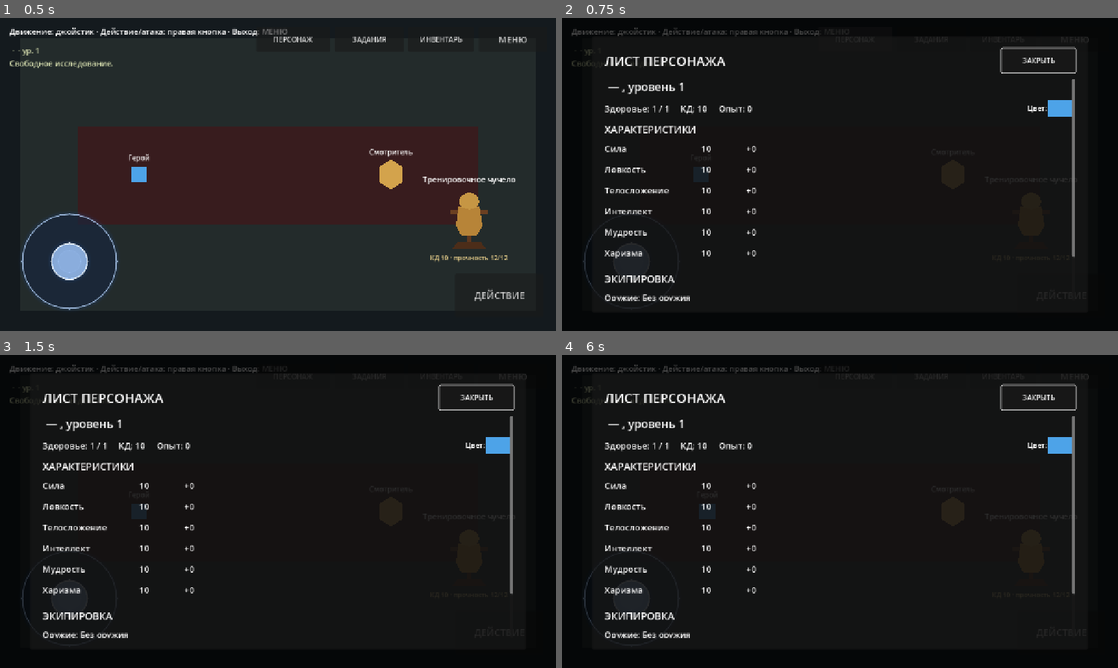
Above: before the commit, frames 1-4 (two rows, left to right).
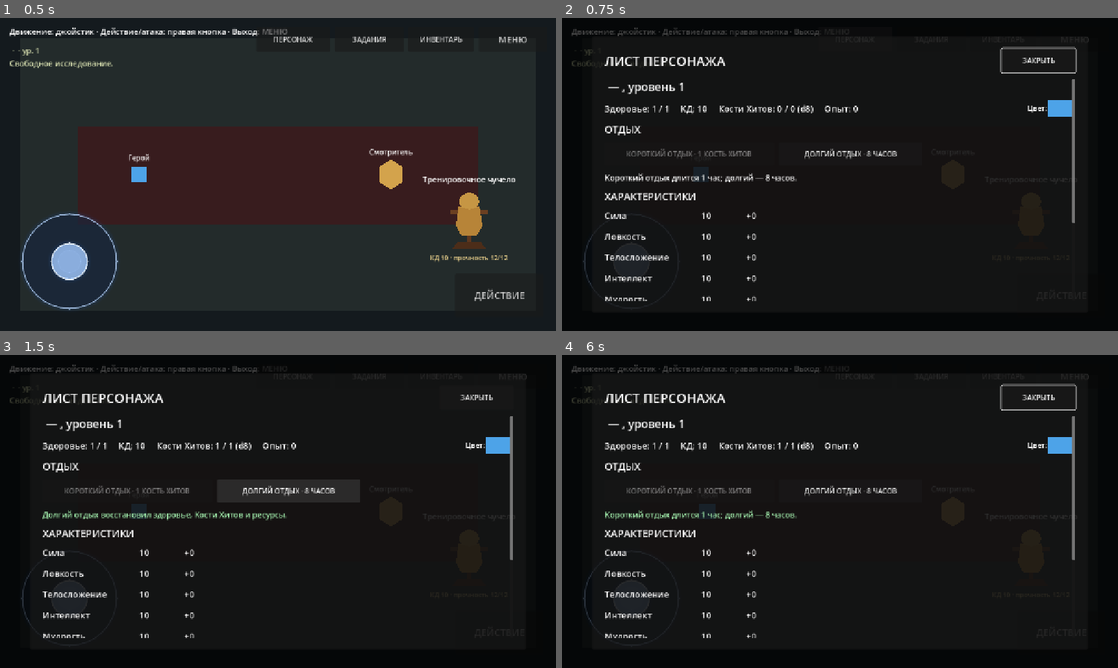
Above: after the commit, the same moments.

Repository: eretenkodaniil16-rgb/rpg-project
Game: Godot game, scene res://scenes/game/game.tscn
The game is run twice, just before and just after one commit, with the same random seed, the same clock (stepped at 60 frames per second) and the same inputs. This scene is started directly instead of the project's main scene.
Inputs (mouse positions are in pixels of both pictures, inside the frame that each line leads up to):
- Up to frame 1 (0.5 s): no input
- Up to frame 2 (0.75 s): click "ПЕРСОНАЖ" at 0.5 s
- Up to frame 3 (1.5 s): click (289, 489) at 1.25 s, where only the run after the commit has a clickable "ДОЛГИЙ ОТДЫХ · 8 ЧАСОВ"
- Up to frame 4 (6 s): click "ДЕЙСТВИЕ" at 2 s; click "МЕНЮ" at 2.75 s; click "ЗАДАНИЯ" at 3.5 s; click "ИНВЕНТАРЬ" at 4.25 s; click "ЗАКРЫТЬ" at 5 s; tap Enter (ui_accept) at 5.75 s; move the mouse to (962, 495) at 5.77 s; hold Right (ui_right) from 5.78 s (still down); tap C at 5.85 s; click (962, 495) at 5.92 s

Frame 1 is identical in both runs. In frame 2, 3.4% of the frame differs, in the area x 7-93%, y 27-91%; in frame 3, 3.8%, in the area x 7-93%, y 9-91%; in frame 4, 3.4%.
Error in both runs: Invalid access to property or key 'rest_requested' on a base object of type 'Control (AbilityPanel)'. (res://scripts/game/game.gd:107)

Commit message:
feat: add separate short and long rests to character sheet

Diff:
--- a/scripts/ui/character_sheet.gd
+++ b/scripts/ui/character_sheet.gd
@@ -2,6 +2,7 @@
 extends Control
 
 signal closed
+signal rest_completed(rest_type: String)
 
 const ABILITY_ORDER: Array[String] = ["strength", "dexterity", "constitution", "intelligence", "wisdom", "charisma"]
 const ABILITY_NAMES: Dictionary = {
@@ -17,6 +18,9 @@
 var _grid: GridContainer
 var _equipment_label: Label
 var _features_box: VBoxContainer
+var _rest_result: Label
+var _short_rest_button: Button
+var _long_rest_button: Button
 var _close_button: Button
 
 
@@ -27,6 +31,7 @@
 
 func open_sheet(character: PlayerCharacter) -> void:
 	_character = character
+	_rest_result.text = "Короткий отдых длится 1 час; долгий — 8 часов."
 	_refresh()
 	GameState.input_locked = true
 	show()
@@ -108,6 +113,30 @@
 	_swatch.name = "ColorSwatch"
 	_swatch.custom_minimum_size = Vector2(54, 36)
 	summary_row.add_child(_swatch)
+
+	var rest_title := Label.new()
+	rest_title.text = "ОТДЫХ"
+	rest_title.add_theme_font_size_override("font_size", 23)
+	content.add_child(rest_title)
+	var rest_row := HBoxContainer.new()
+	rest_row.add_theme_constant_override("separation", 12)
+	content.add_child(rest_row)
+	_short_rest_button = Button.new()
+	_short_rest_button.text = "КОРОТКИЙ ОТДЫХ · 1 КОСТЬ ХИТОВ"
+	_short_rest_button.custom_minimum_size = Vector2(390, 54)
+	_short_rest_button.pressed.connect(_on_short_rest_pressed)
+	rest_row.add_child(_short_rest_button)
+	_long_rest_button = Button.new()
+	_long_rest_button.text = "ДОЛГИЙ ОТДЫХ · 8 ЧАСОВ"
+	_long_rest_button.custom_minimum_size = Vector2(330, 54)
+	_long_rest_button.pressed.connect(_on_long_rest_pressed)
+	rest_row.add_child(_long_rest_button)
+	_rest_result = Label.new()
+	_rest_result.name = "RestResultLabel"
+	_rest_result.add_theme_font_size_override("font_size", 18)
+	_rest_result.autowrap_mode = TextServer.AUTOWRAP_WORD_SMART
+	content.add_child(_rest_result)
+
 	var abilities_title := Label.new()
 	abilities_title.text = "ХАРАКТЕРИСТИКИ"
 	abilities_title.add_theme_font_size_override("font_size", 23)
@@ -136,10 +165,15 @@
 
 
 func _refresh() -> void:
+	if _character == null:
+		return
 	_identity.text = "%s — %s, уровень %d" % [_character.character_name, _character.character_class_name, _character.level]
-	_summary.text = "Здоровье: %d / %d     КД: %d     Опыт: %d" % [
-		_character.current_health, _character.maximum_health, _class_data.get_armor_class(_character), _character.experience
+	_summary.text = "Здоровье: %d / %d     КД: %d     Кости Хитов: %d / %d (d%d)     Опыт: %d" % [
+		_character.current_health, _character.maximum_health, _class_data.get_armor_class(_character),
+		_character.hit_dice_current, _character.hit_dice_maximum, _character.hit_die_size, _character.experience
 	]
+	_short_rest_button.disabled = _character.current_health >= _character.maximum_health or _character.hit_dice_current <= 0
+	_long_rest_button.disabled = _character.current_health <= 0
 	_swatch.color = Color.from_string(_character.appearance_color_hex, Color(0.3, 0.64, 0.91, 1))
 	for child: Node in _grid.get_children():
 		child.queue_free()
@@ -150,7 +184,9 @@
 	var weapon: Dictionary = GameState.get_item_definition(_character.equipped_weapon_id)
 	var armor: Dictionary = GameState.get_item_definition(_character.equipped_armor_id)
 	var shield: Dictionary = GameState.get_item_definition(_character.equipped_shield_id)
-	_equipment_label.text = "Оружие: %s\nДоспех: %s\nЩит: %s" % [
+	_equipment_label.text = "Оружие: %s
+Доспех: %s
+Щит: %s" % [
 		str(weapon.get("name", "Без оружия")), str(armor.get("name", "Нет")), str(shield.get("name", "Нет"))
 	]
 	for child: Node in _features_box.get_children():
@@ -169,6 +205,24 @@
 		_features_box.add_child(label)
 
 
+func _on_short_rest_pressed() -> void:
+	var result: Dictionary = _class_data.short_rest(_character)
+	_rest_result.text = str(result.get("message", "Короткий отдых завершён."))
+	_rest_result.add_theme_color_override("font_color", Color(0.64, 0.94, 0.68, 1.0) if bool(result.get("success", false)) else Color(1.0, 0.55, 0.48, 1.0))
+	_refresh()
+	if bool(result.get("success", false)):
+		rest_completed.emit("short")
+
+
+func _on_long_rest_pressed() -> void:
+	var result: Dictionary = _class_data.long_rest(_character)
+	_rest_result.text = str(result.get("message", "Долгий отдых завершён."))
+	_rest_result.add_theme_color_override("font_color", Color(0.64, 0.94, 0.68, 1.0) if bool(result.get("success", false)) else Color(1.0, 0.55, 0.48, 1.0))
+	_refresh()
+	if bool(result.get("success", false)):
+		rest_completed.emit("long")
+
+
 func _add_cell(text_value: String, alignment: HorizontalAlignment) -> void:
 	var label := Label.new()
 	label.text = text_value
